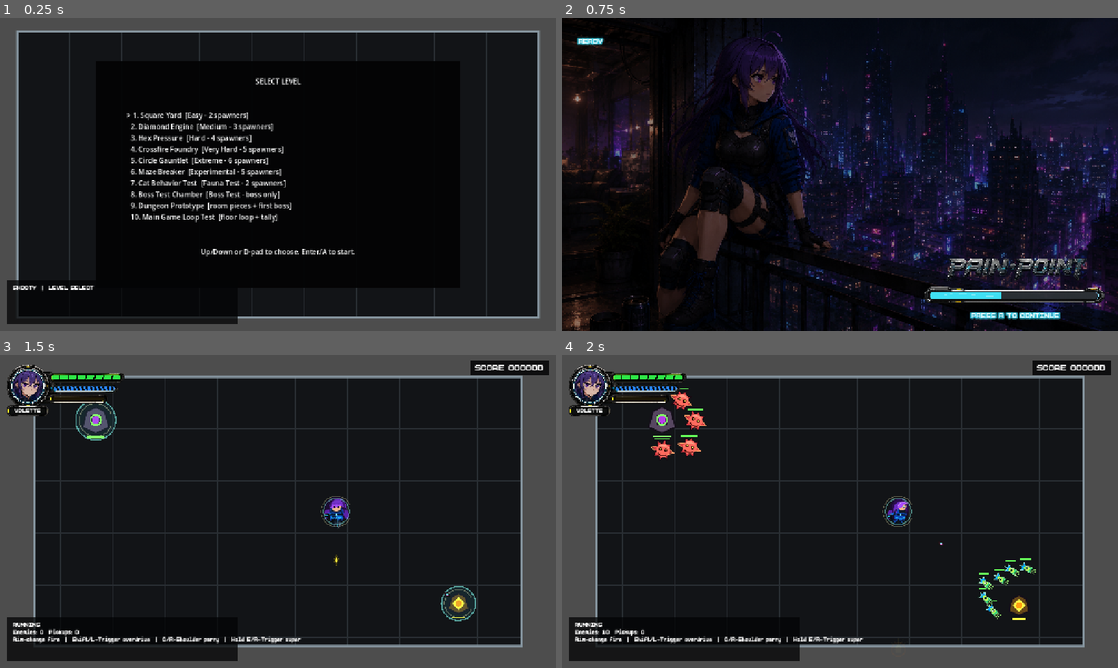
Above: before the commit, frames 1-4 (two rows, left to right).
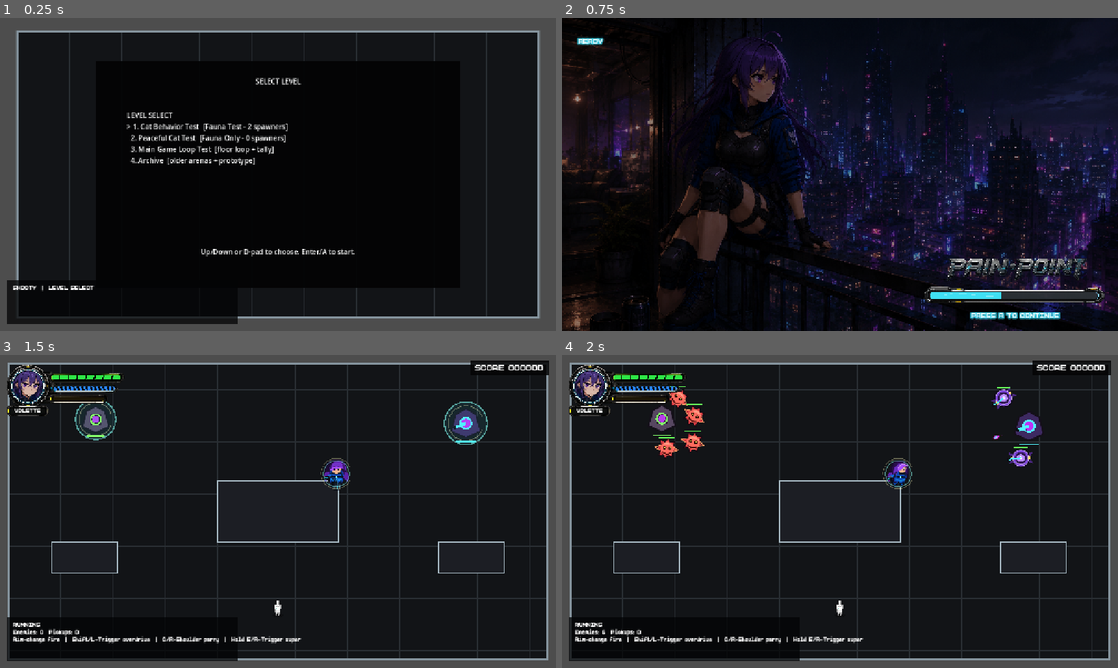
Above: after the commit, the same moments.

Repository: jonzirk76/PAINPOINT
Game: Godot game, scene res://scenes/main.tscn
Two runs of this game, one before a commit and one after it. Both use one fixed random seed, a clock stepped at 60 frames per second and the inputs below.
Inputs (mouse positions are in pixels of both pictures, inside the frame that each line leads up to):
- Up to frame 1 (0.25 s): no input
- Up to frame 2 (0.75 s): tap Enter at 0.5 s; move the mouse to (962, 158) at 0.52 s; hold D from 0.53 s (still down); tap R at 0.6 s; click (962, 158) at 0.67 s
- Up to frame 3 (1.5 s): tap Space at 0.77 s; move the mouse to (166, 527) at 1.27 s; release D at 1.28 s; hold Down from 1.28 s (still down); tap Enter at 1.35 s
- Up to frame 4 (2 s): keep holding Down; tap Space at 1.52 s

The runs differ from the first frame. In frame 1, 3.4% of the frame differs, in the area x 22-53%, y 30-66%; in frame 2, nothing differs; in frame 3, 20%; in frame 4, 21%, in the area x 1-99%, y 2-98%.

Commit message:
Refine cat animations and archive level menu

Diff:
--- /dev/null
+++ b/resources/levels/cat_peaceful_test.tres
@@ -0,0 +1,16 @@
+[gd_resource type="Resource" script_class="LevelDefinition" load_steps=2 format=3]
+
+[ext_resource type="Script" uid="uid://ch0sx5oaq1deo" path="res://scripts/resources/level_definition.gd" id="1"]
+
+[resource]
+script = ExtResource("1")
+id = "cat_peaceful_test"
+display_name = "Peaceful Cat Test"
+difficulty_label = "Fauna Only"
+arena_bounds = Rect2(-620, -340, 1240, 680)
+use_default_spawners = false
+spawner_placements = Array[Resource]([])
+wall_rects = Array[Rect2]([Rect2(-140, -70, 280, 140), Rect2(-520, 70, 150, 72), Rect2(370, 70, 150, 72), Rect2(-80, 200, 160, 52)])
+max_active_enemies = 0
+cat_spawn_enabled = true
+cat_spawn_position = Vector2(0, 230)
--- a/scripts/entities/cat_entity.gd
+++ b/scripts/entities/cat_entity.gd
@@ -4,9 +4,16 @@
 const CAT_TEXTURE := preload("res://art/characters/white_0.png")
 const FRAME_SIZE := Vector2i(32, 32)
 const COLLISION_MASK_WALLS_AND_VOID := 96
-const DOWN_FRAMES := [Vector2i(0, 1), Vector2i(1, 1), Vector2i(2, 1), Vector2i(3, 1)]
-const UP_FRAMES := [Vector2i(0, 9), Vector2i(1, 9), Vector2i(2, 9), Vector2i(3, 9)]
-const SIDE_FRAMES := [Vector2i(0, 4), Vector2i(1, 4), Vector2i(2, 4), Vector2i(3, 4)]
+# Direction row groups start facing south, then rotate 45 degrees clockwise every two rows.
+const DIRECTION_ROW_START := 1
+const DIRECTION_ROW_STRIDE := 2
+const DIRECTION_COUNT := 8
+const DIRECTION_STEP_RADIANS := PI / 4.0
+const ANIMATION_FRAMES_PER_ROW := 4
+const WALK_COLUMN_START := 12
+const WALK_FRAME_COUNT := 4
+const RUN_COLUMN_START := 20
+const RUN_FRAME_COUNT := 8
 
 ## Controls the cat's wall clearance and soft movement body size.
 @export var body_radius: float = 11.0
@@ -46,6 +53,7 @@
 var _idle_remaining: float = 0.0
 var _animation_time: float = 0.0
 var _last_facing_direction: Vector2 = Vector2.DOWN
+var _is_fleeing: bool = false
 
 
 func _ready() -> void:
@@ -63,6 +71,7 @@
 	_retarget_remaining = 0.0
 	_idle_remaining = 0.0
 	_last_facing_direction = Vector2.DOWN
+	_is_fleeing = false
 	_configure_collision_identity()
 	_ensure_sprite()
 	_update_sprite_frame()
@@ -74,6 +83,7 @@
 	set_physics_process(value)
 	if not enabled:
 		velocity = Vector2.ZERO
+		_is_fleeing = false
 
 
 func set_arena_definition(bounds: Rect2, shape: int, walls: Array = [], voids: Array = [], playable_regions: Array = []) -> void:
@@ -116,7 +126,8 @@
 		return
 	var avoidance: Vector2 = _get_combat_avoidance_vector()
 	var desired_velocity := Vector2.ZERO
-	if avoidance.length_squared() > 0.001:
+	_is_fleeing = avoidance.length_squared() > 0.001
+	if _is_fleeing:
 		_idle_remaining = 0.0
 		_target_position = _find_clear_target(global_position + avoidance.normalized() * flee_target_distance)
 		desired_velocity = (_target_position - global_position).normalized() * flee_speed
@@ -288,7 +299,8 @@
 func _update_visual_state(delta: float) -> void:
 	if velocity.length_squared() > 4.0:
 		_last_facing_direction = velocity.normalized()
-		_animation_time += delta * 8.0
+		var animation_rate := 12.0 if _is_fleeing else 8.0
+		_animation_time += delta * animation_rate
 		queue_redraw()
 	_update_sprite_frame()
 
@@ -299,18 +311,29 @@
 	var direction := _last_facing_direction
 	if direction.length_squared() <= 0.001:
 		direction = Vector2.DOWN
-	var frames: Array = DOWN_FRAMES
+	var direction_index := _get_direction_index(direction)
+	var frames := _get_direction_frames(direction_index, _is_fleeing)
 	_sprite.flip_h = false
-	if abs(direction.x) > abs(direction.y):
-		frames = SIDE_FRAMES
-		_sprite.flip_h = direction.x < 0.0
-	elif direction.y < 0.0:
-		frames = UP_FRAMES
-	else:
-		frames = DOWN_FRAMES
 	var frame_index := int(floor(_animation_time)) % frames.size() if moving else 0
 	var frame: Vector2i = frames[frame_index]
 	_sprite.region_rect = Rect2(
 		Vector2(frame.x * FRAME_SIZE.x, frame.y * FRAME_SIZE.y),
 		Vector2(float(FRAME_SIZE.x), float(FRAME_SIZE.y))
 	)
+
+
+func _get_direction_index(direction: Vector2) -> int:
+	var signed_steps := int(round(Vector2.DOWN.angle_to(direction.normalized()) / DIRECTION_STEP_RADIANS))
+	return wrapi(signed_steps, 0, DIRECTION_COUNT)
+
+
+func _get_direction_frames(direction_index: int, running: bool) -> Array[Vector2i]:
+	var row := DIRECTION_ROW_START + wrapi(direction_index, 0, DIRECTION_COUNT) * DIRECTION_ROW_STRIDE
+	var column_start := RUN_COLUMN_START if running else WALK_COLUMN_START
+	var frame_count := RUN_FRAME_COUNT if running else WALK_FRAME_COUNT
+	var frames: Array[Vector2i] = []
+	for frame_offset in range(frame_count):
+		var column := column_start + frame_offset % ANIMATION_FRAMES_PER_ROW
+		var row_offset := int(frame_offset / ANIMATION_FRAMES_PER_ROW)
+		frames.append(Vector2i(column, row + row_offset))
+	return frames
--- a/scripts/orchestrators/game_orchestrator.gd
+++ b/scripts/orchestrators/game_orchestrator.gd
@@ -9,6 +9,7 @@
 	preload("res://resources/levels/level_05_circle.tres"),
 	preload("res://resources/levels/level_06_maze.tres"),
 	preload("res://resources/levels/cat_behavior_test.tres"),
+	preload("res://resources/levels/cat_peaceful_test.tres"),
 	preload("res://resources/levels/boss_test_chamber.tres")
 ]
 const FLOOR_EXIT_PORTAL_SCENE := preload("res://scenes/entities/floor_exit_portal_entity.tscn")
@@ -112,6 +113,8 @@
 var _attribute_modifiers: Dictionary = {}
 var _permanent_stats: Array = []
 var _selected_level_index: int = 0
+var _level_select_page: String = "main"
+var _level_select_option_index: int = 0
 var _current_level = null
 var _is_dungeon_run: bool = false
 var _is_main_loop_run: bool = false
@@ -202,7 +205,13 @@
 var _boss_alert_flash_count: int = 2
 var _boss_health_hide_remaining: float = 0.0
 
-const DUNGEON_OPTION_COUNT := 2
+const LEVEL_SELECT_PAGE_MAIN := "main"
+const LEVEL_SELECT_PAGE_ARCHIVE := "archive"
+const CAT_BEHAVIOR_LEVEL_INDEX := 6
+const PEACEFUL_CAT_LEVEL_INDEX := 7
+const BOSS_TEST_LEVEL_INDEX := 8
+const MAIN_LEVEL_OPTION_LEVEL_INDICES := [CAT_BEHAVIOR_LEVEL_INDEX, PEACEFUL_CAT_LEVEL_INDEX]
+const ARCHIVE_LEVEL_OPTION_LEVEL_INDICES := [0, 1, 2, 3, 4, 5, BOSS_TEST_LEVEL_INDEX]
 const BOSS_CLEAR_DELAY_SECONDS := 0.85
 const PERFECT_PARRY_TIME_SCALE := 0.24
 const PERFECT_PARRY_SLOWMO_SECONDS := 0.16
@@ -1181,6 +1190,8 @@
 	_current_level = null
 	_is_dungeon_run = false
 	_is_main_loop_run = false
+	_level_select_page = LEVEL_SELECT_PAGE_MAIN
+	_level_select_option_index = 0
 	_set_room_entry_transition_active(false)
 	_set_cleared_floor_map_active(false)
 	_run_seed = 0
@@ -3039,14 +3050,14 @@
 func _on_menu_up_requested() -> void:
 	if _status != "LEVEL_SELECT":
 		return
-	_selected_level_index = wrapi(_selected_level_index - 1, 0, _get_select_option_count())
+	_level_select_option_index = wrapi(_level_select_option_index - 1, 0, _get_select_option_count())
 	_update_level_select_ui()
 
 
 func _on_menu_down_requested() -> void:
 	if _status != "LEVEL_SELECT":
 		return
-	_selected_level_index = wrapi(_selected_level_index + 1, 0, _get_select_option_count())
+	_level_select_option_index = wrapi(_level_select_option_index + 1, 0, _get_select_option_count())
 	_update_level_select_ui()
 
 
@@ -3058,7 +3069,7 @@
 		_update_hud()
 		return
 	if _status == "LEVEL_SELECT":
-		_start_selected_level()
+		_activate_level_select_option()
 	elif _status == "PAUSED":
 		_status = "PAUSE_EXIT_CONFIRM"
 		_update_hud()
@@ -3071,7 +3082,11 @@
 
 
 func _on_menu_back_requested() -> void:
-	if _status == "PAUSED":
+	if _status == "LEVEL_SELECT" and _level_select_page == LEVEL_SELECT_PAGE_ARCHIVE:
+		_level_select_page = LEVEL_SELECT_PAGE_MAIN
+		_level_select_option_index = 0
+		_update_level_select_ui()
+	elif _status == "PAUSED":
 		_resume_from_pause()
 	elif _status == "PAUSE_EXIT_CONFIRM":
 		_status = "PAUSED"
@@ -3084,15 +3099,61 @@
 	if level_list_label == null:
 		return
 	var lines: Array[String] = []
-	for index in range(LEVELS.size()):
-		var level = LEVELS[index]
-		var marker := ">" if index == _selected_level_index else " "
-		lines.append("%s %d. %s  [%s]" % [marker, index + 1, level.display_name, level.get_summary()])
-	var dungeon_marker := ">" if _selected_level_index == LEVELS.size() else " "
-	lines.append("%s %d. Dungeon Prototype  [room pieces + first boss]" % [dungeon_marker, LEVELS.size() + 1])
-	var main_loop_marker := ">" if _selected_level_index == LEVELS.size() + 1 else " "
-	lines.append("%s %d. Main Game Loop Test  [floor loop + tally]" % [main_loop_marker, LEVELS.size() + 2])
+	if _level_select_page == LEVEL_SELECT_PAGE_ARCHIVE:
+		lines.append("ARCHIVE")
+		var back_marker := ">" if _level_select_option_index == 0 else " "
+		lines.append("%s Back" % back_marker)
+		for archive_index in range(ARCHIVE_LEVEL_OPTION_LEVEL_INDICES.size()):
+			var level_index: int = int(ARCHIVE_LEVEL_OPTION_LEVEL_INDICES[archive_index])
+			var level = LEVELS[level_index]
+			var option_index := archive_index + 1
+			var marker := ">" if option_index == _level_select_option_index else " "
+			lines.append("%s %d. %s  [%s]" % [marker, option_index, level.display_name, level.get_summary()])
+		var dungeon_option_index := ARCHIVE_LEVEL_OPTION_LEVEL_INDICES.size() + 1
+		var dungeon_marker := ">" if _level_select_option_index == dungeon_option_index else " "
+		lines.append("%s %d. Dungeon Prototype  [room pieces + first boss]" % [dungeon_marker, dungeon_option_index])
+		level_list_label.text = "\n".join(lines)
+		return
+	lines.append("LEVEL SELECT")
+	for option_index in range(MAIN_LEVEL_OPTION_LEVEL_INDICES.size()):
+		var level_index: int = int(MAIN_LEVEL_OPTION_LEVEL_INDICES[option_index])
+		var level = LEVELS[level_index]
+		var marker := ">" if option_index == _level_select_option_index else " "
+		lines.append("%s %d. %s  [%s]" % [marker, option_index + 1, level.display_name, level.get_summary()])
+	var main_loop_option_index := MAIN_LEVEL_OPTION_LEVEL_INDICES.size()
+	var main_loop_marker := ">" if _level_select_option_index == main_loop_option_index else " "
+	lines.append("%s %d. Main Game Loop Test  [floor loop + tally]" % [main_loop_marker, main_loop_option_index + 1])
+	var archive_option_index := MAIN_LEVEL_OPTION_LEVEL_INDICES.size() + 1
+	var archive_marker := ">" if _level_select_option_index == archive_option_index else " "
+	lines.append("%s %d. Archive  [older arenas + prototype]" % [archive_marker, archive_option_index + 1])
 	level_list_label.text = "\n".join(lines)
+
+
+func _activate_level_select_option() -> void:
+	if _level_select_page == LEVEL_SELECT_PAGE_ARCHIVE:
+		if _level_select_option_index <= 0:
+			_level_select_page = LEVEL_SELECT_PAGE_MAIN
+			_level_select_option_index = 0
+			_update_level_select_ui()
+			return
+		if _level_select_option_index <= ARCHIVE_LEVEL_OPTION_LEVEL_INDICES.size():
+			_selected_level_index = int(ARCHIVE_LEVEL_OPTION_LEVEL_INDICES[_level_select_option_index - 1])
+			_start_selected_level()
+			return
+		_selected_level_index = LEVELS.size()
+		_start_selected_level()
+		return
+	if _level_select_option_index < MAIN_LEVEL_OPTION_LEVEL_INDICES.size():
+		_selected_level_index = int(MAIN_LEVEL_OPTION_LEVEL_INDICES[_level_select_option_index])
+		_start_selected_level()
+		return
+	if _level_select_option_index == MAIN_LEVEL_OPTION_LEVEL_INDICES.size():
+		_selected_level_index = LEVELS.size() + 1
+		_start_selected_level()
+		return
+	_level_select_page = LEVEL_SELECT_PAGE_ARCHIVE
+	_level_select_option_index = 0
+	_update_level_select_ui()
 
 
 func _load_dungeon_current_room(entry_direction: String, reset_player: bool, override_player_position: Vector2 = Vector2.INF) -> void:
@@ -3333,7 +3394,9 @@
 
 
 func _get_select_option_count() -> int:
-	return LEVELS.size() + DUNGEON_OPTION_COUNT
+	if _level_select_page == LEVEL_SELECT_PAGE_ARCHIVE:
+		return ARCHIVE_LEVEL_OPTION_LEVEL_INDICES.size() + 2
+	return MAIN_LEVEL_OPTION_LEVEL_INDICES.size() + 2
 
 
 func _update_minimap() -> void:
--- a/tests/smoke_tests.gd
+++ b/tests/smoke_tests.gd
@@ -84,6 +84,7 @@
 	"res://resources/levels/level_05_circle.tres",
 	"res://resources/levels/level_06_maze.tres",
 	"res://resources/levels/cat_behavior_test.tres",
+	"res://resources/levels/cat_peaceful_test.tres",
 	"res://resources/levels/boss_test_chamber.tres"
 ]
 
@@ -387,6 +388,11 @@
 	var test_level = load("res://resources/levels/cat_behavior_test.tres")
 	if test_level == null or not bool(test_level.get("cat_spawn_enabled")):
 		failures.append("Cat behavior test room should load and explicitly enable cat spawning.")
+	var peaceful_level = load("res://resources/levels/cat_peaceful_test.tres")
+	if peaceful_level == null:
+		failures.append("Peaceful cat test room should load.")
+	elif not bool(peaceful_level.get("cat_spawn_enabled")) or peaceful_level.get_spawner_count() != 0:
+		failures.append("Peaceful cat test room should enable cat spawning without combat spawners.")
 	var dungeon = load("res://scripts/managers/dungeon_manager.gd").new()
 	dungeon.reset_run(1, 1907)
 	var cat_info: Dictionary = dungeon.get_floor_cat_spawn_info()
@@ -598,15 +604,15 @@
 
 
 func _test_level_resources(failures: Array[String]) -> void:
-	if LEVEL_PATHS.size() != 8:
-		failures.append("Expected eight level resources after adding the cat behavior test room.")
+	if LEVEL_PATHS.size() != 9:
+		failures.append("Expected nine level resources after adding both cat test rooms.")
 	for path in LEVEL_PATHS:
 		var level = load(path)
 		if level == null:
 			failures.append("Level resource failed to load: %s" % path)
 			continue
 		var spawner_count: int = level.get_spawner_count()
-		if spawner_count <= 0 and level.boss_profile == null:
+		if spawner_count <= 0 and level.boss_profile == null and not bool(level.get("cat_spawn_enabled")):
 			failures.append("Level has no spawners: %s" % path)
 		if level.boss_profile != null:
 			if not ArenaGeometry.contains_point(level.boss_spawn_position, level.arena_bounds, int(level.arena_shape)):
@@ -4142,8 +4148,22 @@
 		main._connect_manager_signals()
 		main._initialize_managers()
 		main._enter_level_select()
+	if not main.level_list_label.text.contains("Cat Behavior Test") or not main.level_list_label.text.contains("Peaceful Cat Test"):
+		failures.append("Main level select should keep cat test rooms directly visible.")
+	if not main.level_list_label.text.contains("Archive"):
+		failures.append("Main level select should expose archived older arenas through an Archive option.")
+	if main.level_list_label.text.contains("Boss Test Chamber"):
+		failures.append("Boss test chamber should live in the Archive menu instead of the main level-select list.")
+	main._level_select_page = main.LEVEL_SELECT_PAGE_ARCHIVE
+	main._level_select_option_index = 0
+	main._update_level_select_ui()
+	for archived_name in ["Square Yard", "Diamond Engine", "Hex Pressure", "Crossfire Foundry", "Circle Gauntlet", "Maze Breaker"]:
+		if not main.level_list_label.text.contains(archived_name):
+			failures.append("Archive level select should include archived arena: %s" % archived_name)
 	if not main.level_list_label.text.contains("Boss Test Chamber"):
-		failures.append("Level select should include the standalone boss test chamber.")
+		failures.append("Archive level select should include the standalone boss test chamber.")
+	if not main.level_list_label.text.contains("Dungeon Prototype"):
+		failures.append("Archive level select should include the dungeon prototype.")
 	main._selected_level_index = main.LEVELS.size() - 1
 	main._start_selected_level()
 	if main._status != "RUNNING" or main._is_dungeon_run:
